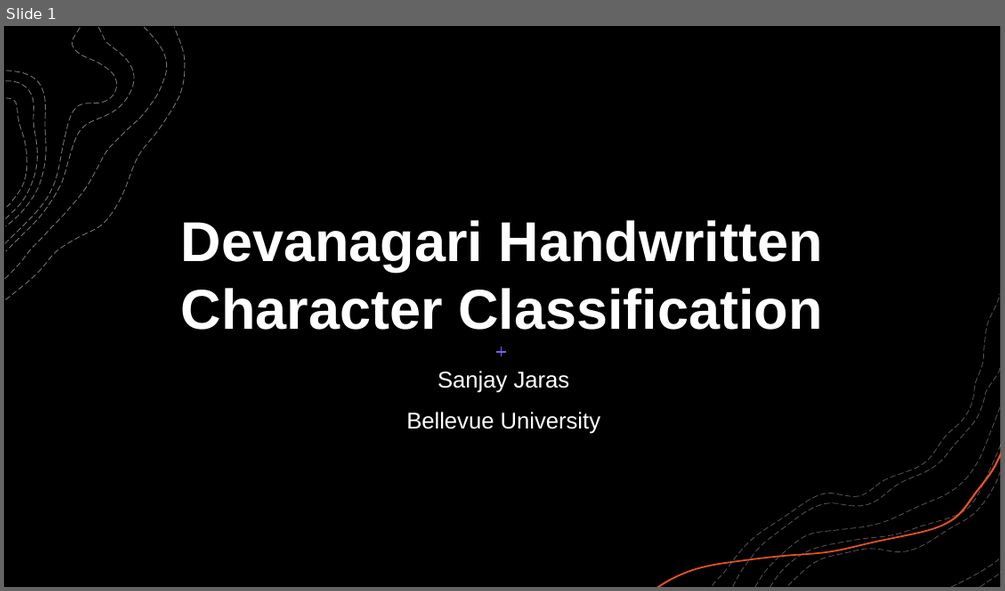
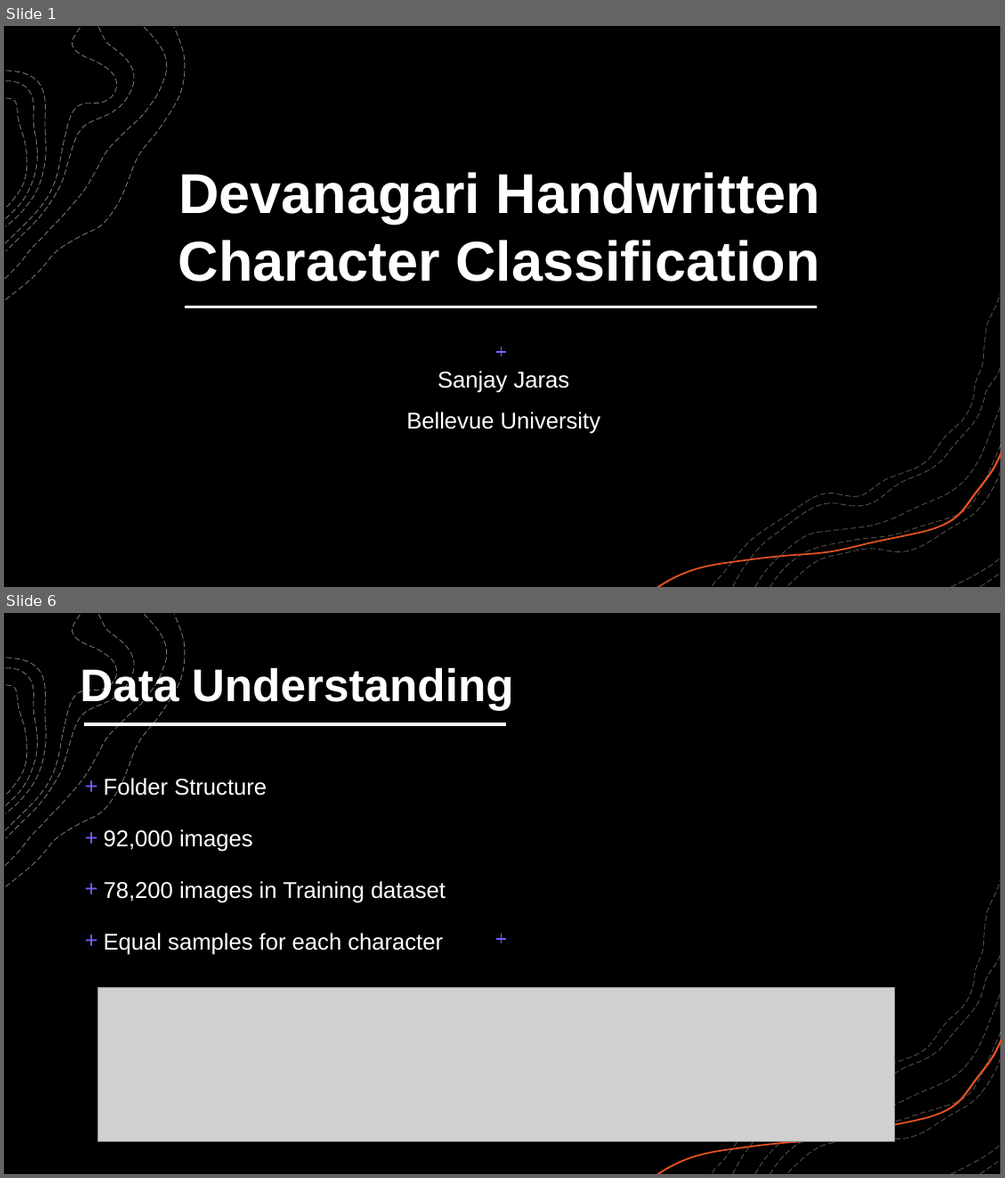
Before and after one commit to sanjayjaras/sanjayjaras.github.io, a slide deck: Projects/Handwritten-Devanagari-Char-Classification/Project Presentation4.pptx. Shown one above the other, each under a label of ours: slide 1 before the commit, slides 1 and 6 after it; the slides between them are not shown. The pictures are 1005x591 and 1005x1178 pixels, drawn with LibreOffice and Linux fonts; fonts in the diff are those of the drawing; grey boxes stand for pictures; background and template pictures are left out; a plain dark background stands for a picture behind light text. Boxes give left, top, right and bottom in pixels: in the first picture for what was removed or moved away, otherwise in the second. Text is boxed around its words. In the diff, an @@ line names an element or a change of style, - is before the commit and + after.

```diff
--- a/Projects/Handwritten-Devanagari-Char-Classification/Project Presentation4.pptx
+++ b/Projects/Handwritten-Devanagari-Char-Classification/Project Presentation4.pptx
@@ slide 6 added at box(4, 613, 1001, 1174), background picture (left out); not listed: 11 template elements that a slide beside it also shows @@
@@ rectangle added at box(4, 613, 1001, 1174), fill #FFFFFF, outline #F2F2F2 1 pt @@
@@ rectangle added at box(4, 613, 1001, 1174), fill #000000 @@
@@ text added at box(80, 665, 514, 710), 44 pt, text #FFFFFF, bold @@
+Data Understanding
@@ group added at box(5, 615, 185, 887): 7 freeform shapes @@
@@ line added from (85, 724) to (507, 724), #FFFFFF 3 pt @@
@@ text added at box(104, 776, 445, 955), 22 pt, text #FFFFFF @@
++ Folder Structure
++ 92,000 images
++ 78,200 images in Training dataset
++ Equal samples for each character
@@ line added from (497, 939) to (507, 939), #7162FE 1 pt @@
@@ line added from (502, 933) to (502, 943), #7162FE 1 pt @@
@@ picture added at box(98, 988, 896, 1142) @@
@@ group added at box(657, 881, 1001, 1174): 8 freeform shapes @@
@@ slide 1 changed as well @@
@@ title "Devanagari Handwritten Character Classification": place and size @@
-title "Devanagari Handwritten Character Classification" at box(181, 220, 823, 329)
+title "Devanagari Handwritten Character Classification" at box(178, 172, 820, 281)
@@ line added from (185, 306) to (817, 306), #FFFFFF 3 pt @@
```
Also in this commit, not shown: 14 other slides added, 2 other files.
